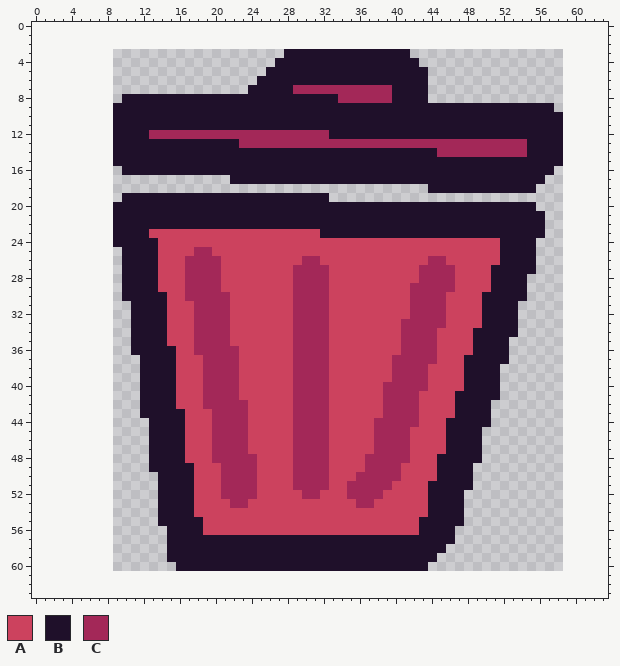
A pixel-art file gets an edit: assets/icons/src/trash.aseprite. The picture above is the old version.
50x58 pixels, 1 frame. The old version is drawn lined up with the new one, on the new canvas.
Palette (. is transparent): A #cc425e  B #1f102a  C #a32858
Pixels before (only the part around the change), first column x 0:
 0 ................................................................
 1 ................................................................
 2 ................................................................
 3 ............................BBBBBBBBBBBBBB......................
 4 ...........................BBBBBBBBBBBBBBBB.....................
 5 ..........................BBBBBBBBBBBBBBBBBB....................
 6 .........................BBBBBBBBBBBBBBBBBBB....................
 7 ........................BBBBBCCCCCCCCCCCBBBB....................
 8 ..........BBBBBBBBBBBBBBBBBBBBBBBBCCCCCCBBBB....................
 9 .........BBBBBBBBBBBBBBBBBBBBBBBBBBBBBBBBBBBBBBBBBBBBBBBBB......
10 .........BBBBBBBBBBBBBBBBBBBBBBBBBBBBBBBBBBBBBBBBBBBBBBBBBB.....
11 .........BBBBBBBBBBBBBBBBBBBBBBBBBBBBBBBBBBBBBBBBBBBBBBBBBB.....
12 .........BBBBCCCCCCCCCCCCCCCCCCCCBBBBBBBBBBBBBBBBBBBBBBBBBB.....
13 .........BBBBBBBBBBBBBBCCCCCCCCCCCCCCCCCCCCCCCCCCCCCCCCBBBB.....
14 .........BBBBBBBBBBBBBBBBBBBBBBBBBBBBBBBBBBBBCCCCCCCCCCBBBB.....
15 .........BBBBBBBBBBBBBBBBBBBBBBBBBBBBBBBBBBBBBBBBBBBBBBBBBB.....
16 ..........BBBBBBBBBBBBBBBBBBBBBBBBBBBBBBBBBBBBBBBBBBBBBBBB......
17 ......................BBBBBBBBBBBBBBBBBBBBBBBBBBBBBBBBBBB.......
18 ............................................BBBBBBBBBBBB........
19 ..........BBBBBBBBBBBBBBBBBBBBBBB...............................
20 .........BBBBBBBBBBBBBBBBBBBBBBBBBBBBBBBBBBBBBBBBBBBBBBB........
21 .........BBBBBBBBBBBBBBBBBBBBBBBBBBBBBBBBBBBBBBBBBBBBBBBB.......
22 .........BBBBBBBBBBBBBBBBBBBBBBBBBBBBBBBBBBBBBBBBBBBBBBBB.......
23 .........BBBBAAAAAAAAAAAAAAAAAAABBBBBBBBBBBBBBBBBBBBBBBBB.......
24 .........BBBBBAAAAAAAAAAAAAAAAAAAAAAAAAAAAAAAAAAAAAABBBB........
25 ..........BBBBAAAACCAAAAAAAAAAAAAAAAAAAAAAAAAAAAAAAABBBB........
26 ..........BBBBAAACCCCAAAAAAAAACCAAAAAAAAAAAACCAAAAAABBBB........
27 ..........BBBBAAACCCCAAAAAAAACCCCAAAAAAAAAACCCCAAAABBBBB........
28 ..........BBBBAAACCCCAAAAAAAACCCCAAAAAAAAAACCCCAAAABBBB.........
29 ..........BBBBAAACCCCAAAAAAAACCCCAAAAAAAAACCCCCAAAABBBB.........
30 ..........BBBBBAACCCCCAAAAAAACCCCAAAAAAAAACCCCAAAABBBBB.........
31 ...........BBBBAAACCCCAAAAAAACCCCAAAAAAAAACCCCAAAABBBB..........
32 ...........BBBBAAACCCCAAAAAAACCCCAAAAAAAAACCCCAAAABBBB..........
33 ...........BBBBAAACCCCAAAAAAACCCCAAAAAAAACCCCCAAAABBBB..........
34 ...........BBBBAAACCCCAAAAAAACCCCAAAAAAAACCCCAAAABBBBB..........
35 ...........BBBBAAACCCCAAAAAAACCCCAAAAAAAACCCCAAAABBBB...........
36 ...........BBBBBAACCCCCAAAAAACCCCAAAAAAAACCCCAAAABBBB...........
37 ............BBBBAAACCCCAAAAAACCCCAAAAAAACCCCCAAABBBBB...........
38 ............BBBBAAACCCCAAAAAACCCCAAAAAAACCCCAAAABBBB............
39 ............BBBBAAACCCCAAAAAACCCCAAAAAAACCCCAAAABBBB............
40 ............BBBBAAACCCCAAAAAACCCCAAAAAACCCCCAAAABBBB............
41 ............BBBBAAACCCCAAAAAACCCCAAAAAACCCCAAAABBBBB............
42 ............BBBBAAACCCCCAAAAACCCCAAAAAACCCCAAAABBBB.............
43 ............BBBBBAAACCCCAAAAACCCCAAAAAACCCCAAAABBBB.............
44 .............BBBBAAACCCCAAAAACCCCAAAAACCCCCAAABBBBB.............
45 .............BBBBAAACCCCAAAAACCCCAAAAACCCCAAAABBBB..............
46 .............BBBBAAACCCCAAAAACCCCAAAAACCCCAAAABBBB..............
47 .............BBBBAAACCCCAAAAACCCCAAAAACCCCAAAABBBB..............
48 .............BBBBAAACCCCCAAAACCCCAAAACCCCCAAABBBBB..............
49 .............BBBBBAAACCCCAAAACCCCAAAACCCCAAAABBBB...............
50 ..............BBBBAAACCCCAAAACCCCAAACCCCCAAAABBBB...............
51 ..............BBBBAAACCCCAAAACCCCAACCCCCAAAABBBBB...............
52 ..............BBBBAAACCCCAAAAACCAAACCCCAAAAABBBB................
53 ..............BBBBAAAACCAAAAAAAAAAAACCAAAAAABBBB................
54 ..............BBBBAAAAAAAAAAAAAAAAAAAAAAAAAABBBB................
55 ..............BBBBBAAAAAAAAAAAAAAAAAAAAAAAABBBBB................
56 ...............BBBBAAAAAAAAAAAAAAAAAAAAAAAABBBB.................
57 ...............BBBBBBBBBBBBBBBBBBBBBBBBBBBBBBBB.................
58 ...............BBBBBBBBBBBBBBBBBBBBBBBBBBBBBBB..................
59 ...............BBBBBBBBBBBBBBBBBBBBBBBBBBBBBB...................
60 ................BBBBBBBBBBBBBBBBBBBBBBBBBBBB....................
61 ................................................................
62 ................................................................
63 ................................................................
After the commit:
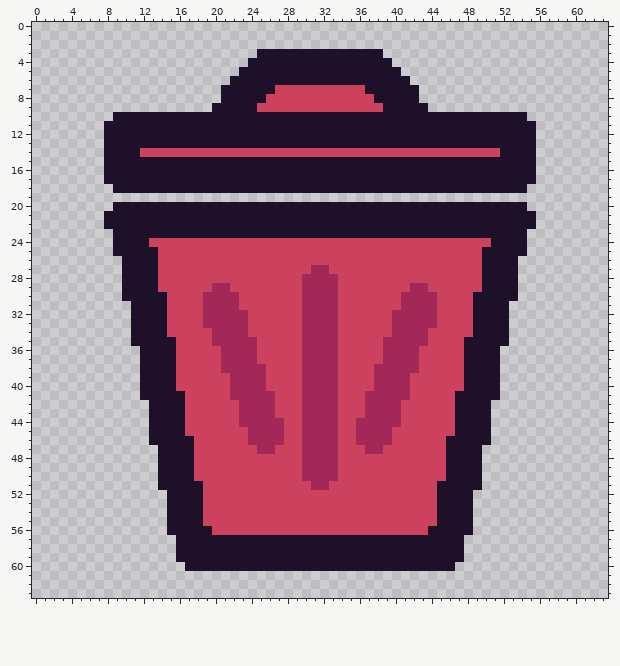
Difference:
canvas 50x58 -> 64x64, the old top-left corner now at 9,3
Changed rows in their new state; - is an unchanged pixel.
first column x 8:
 3 -----------------BBB-----------...-----------------
 4 ----------------BBB-------------...----------------
 5 ---------------BBB---------------...---------------
 6 --------------BBB-----------------..---------------
 7 -------------BBB---AAAAAAAAAABBB---.---------------
 8 --...........-----AAAAAAAAAAAABB---.---------------
 9 -...........-----AAAAAAAAAAAAAA-----..............-
10 -----------------------------------------------....
11 B-----------------------------------------------...
12 B----BBBBBBBBBBBBBBBBBBBB-----------------------...
13 B--------------BBBBBBBBBBBBBBBBBBBBBBBBBBBBBBBB-...
14 B---AAAAAAAAAAAAAAAAAAAAAAAAAAAAAAAAAAAAAAAABBB-...
15 B-----------------------------------------------...
16 BB----------------------------------------------..-
17 BBBBBBBBBBBBBB----------------------------------.--
18 -BBBBBBBBBBBBBBBBBBBBBBBBBBBBBBBBBBB-----------.---
19 --.......................--------------------------
20 -----------------------------------------------.---
21 B-----------------------------------------------.--
22 B-----------------------------------------------.--
23 -----BBBBBBBBBBBBBBBBBBB-----------------------..--
24 -----A-------------------------------------B---.---
25 -B--------AA------------------------------BB---.---
26 ---------AAAA---------AA------------AA----BB--..---
27 ---------AAAA--------AA------------AAAA---B---..---
28 ---------AAAA--------A---C---------AAAA---B---.----
29 ---------AAA-C-------A---C----------AAA---B---.----
30 ---------AA---C------A---C-------C---A---B----.----
31 ----------A---C------A---C-------C---A---B---.-----
32 ----------A---CC-----A---C------CC---A---B---.-----
33 ----------A---CC-----A---C------C----A---B---.-----
34 ----------AA--CC-----A---C------C---A--------.-----
35 -------B--AA--CCC----A---C-----CC---A---B----------
36 ---.------AAA--CC----A---C-----CC--AA---B---.------
37 -----------AA--CC----A---C-----C---AA-------.------
38 -----------AA--CCC---A---C----CC---A---------------
39 -----------AAA-CCC---A---C----CC--AA---------------
40 -----------AAA-CCC---A---C----C---AA---------------
41 --------B--AAA-CCCC--A---C---CC---A----------------
42 ----.---B--AAAA-CCC--A---C---CC--AA----------------
43 ----.-------AAA-CCC--A---C---CC--AA----------------
44 ------------AAA-CCCC-A---C--CC---AA---A------------
45 ------------AAAACCCC-A---C--CC--AA----A---B--------
46 ---------B--AAAACCCC-A---C--CC--AA--------B--------
47 -----.---B--AAAA-CC--A---C---C-AAA-----------------
48 -----.---B--AAAAA----A---C---AAAAA---A-------------
49 -----.-------AAAA----A---C---AAAA----A---B---------
50 -------------AAAA----A---C--AAAAA----A---B---------
51 ----------B--AAAA----AA----AAAAA----A----B---------
52 ------.---B--AAAA-----AA---AAAA-----A---B----------
53 ------.---B---AA------------AA------A---B----------
54 ------.---B-------------------------A---B----------
55 ------.----------------------------AA---B----------
56 -----------B-----------------------A---BB----------
57 -------.-------------------------------B-----------
58 -------.------------------------------BB-----------
59 -------.-----------------------------BBB-----------
60 --------.---------------------------BBB------------
Boxes around the changes in both pictures, in picture pixels (x1, y1, x2, y2):
changed: (104, 49, 563, 571)
